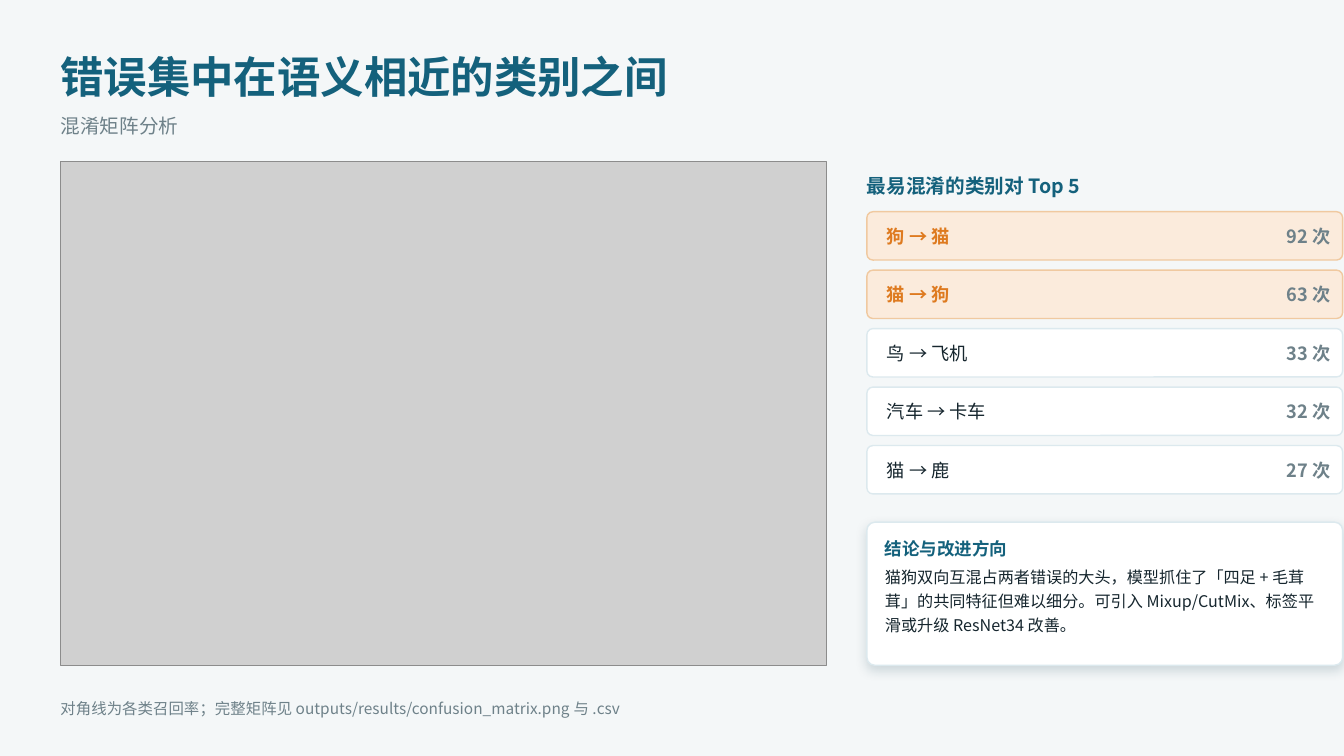
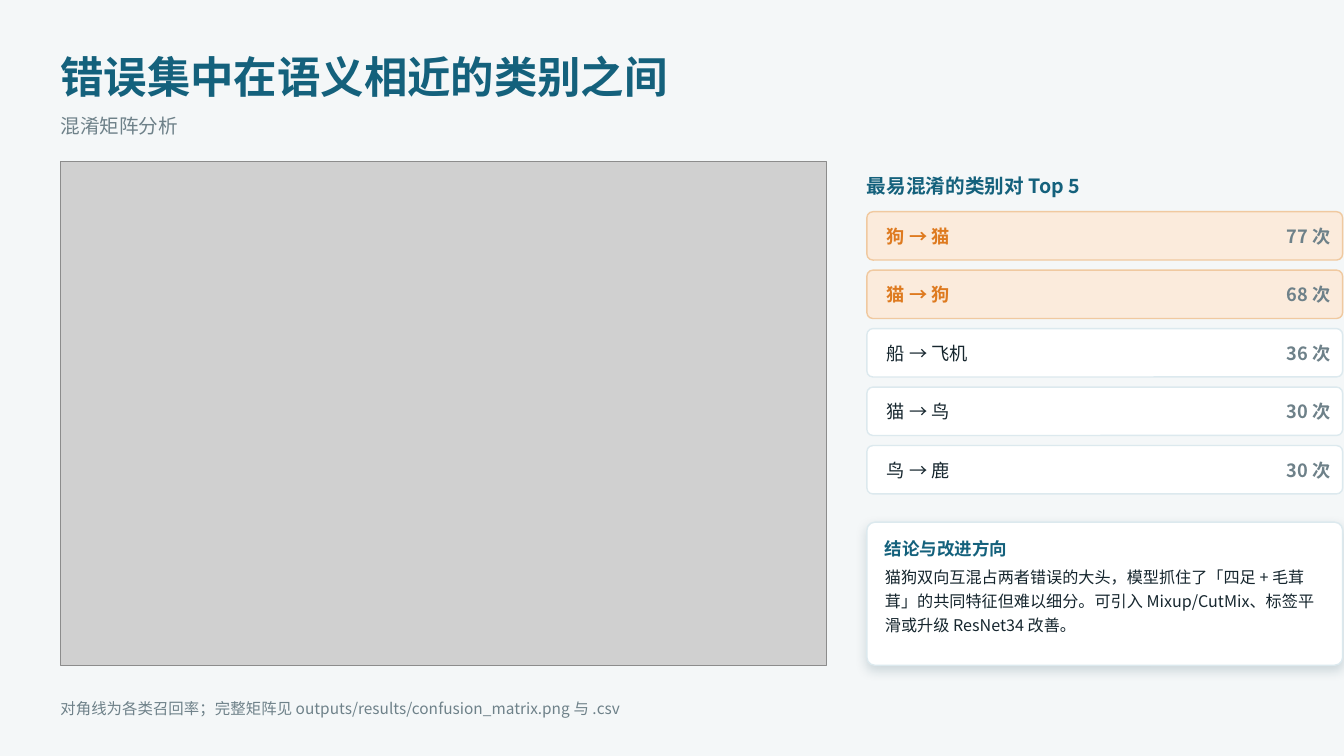
Before and after one commit to JinYihang1011/image_classification_paddle, a slide deck: slide 9 of 课程设计汇报.pptx. Drawn at 1344x756 pixels with LibreOffice and Linux fonts; fonts in the diff are those of the drawing; grey boxes stand for pictures. Boxes give left, top, right and bottom in pixels: in the first picture for what was removed or moved away, otherwise in the second. Text is boxed around its words. In the diff, an @@ line names an element or a change of style, - is before the commit and + after.

```diff
--- a/课程设计汇报.pptx
+++ b/课程设计汇报.pptx
@@ text at [1287, 227, 1330, 245]: text changed @@
-92 次
+77 次
@@ text at [1287, 285, 1330, 303]: text changed @@
-63 次
+68 次
@@ text at [887, 344, 967, 362]: text changed @@
-鸟 → 飞机
+船 → 飞机
@@ text at [1287, 344, 1330, 362]: text changed @@
-33 次
+36 次
@@ text at [887, 402, 949, 420]: text changed @@
-汽车 → 卡车
+猫 → 鸟
@@ text at [1287, 402, 1330, 420]: text changed @@
-32 次
+30 次
@@ text at [887, 461, 949, 479]: text changed @@
-猫 → 鹿
+鸟 → 鹿
@@ text at [1287, 461, 1330, 479]: text changed @@
-27 次
+30 次
```
Also in this commit, not shown: 7 other slides changed, 31 other files.
